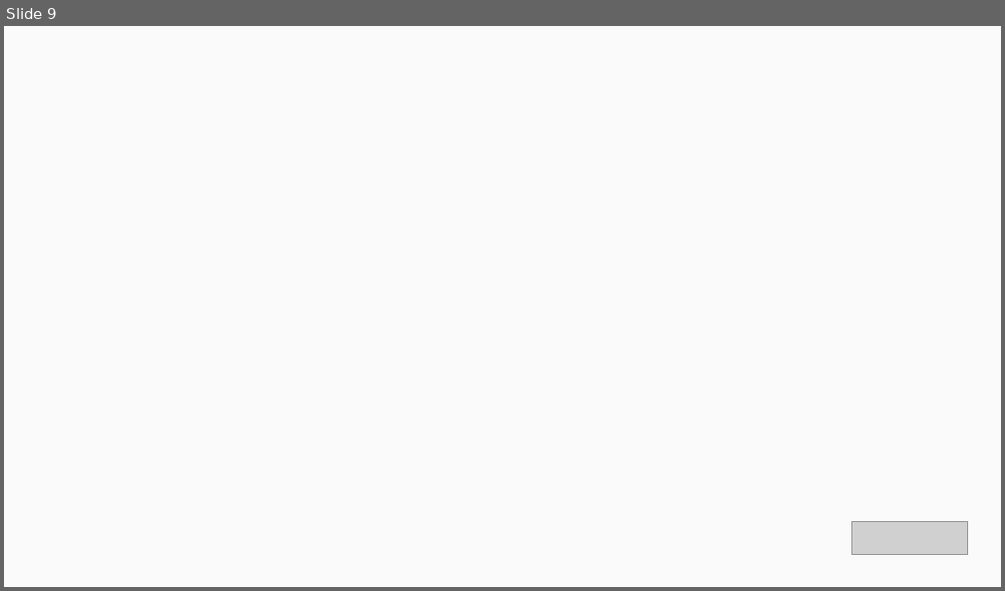
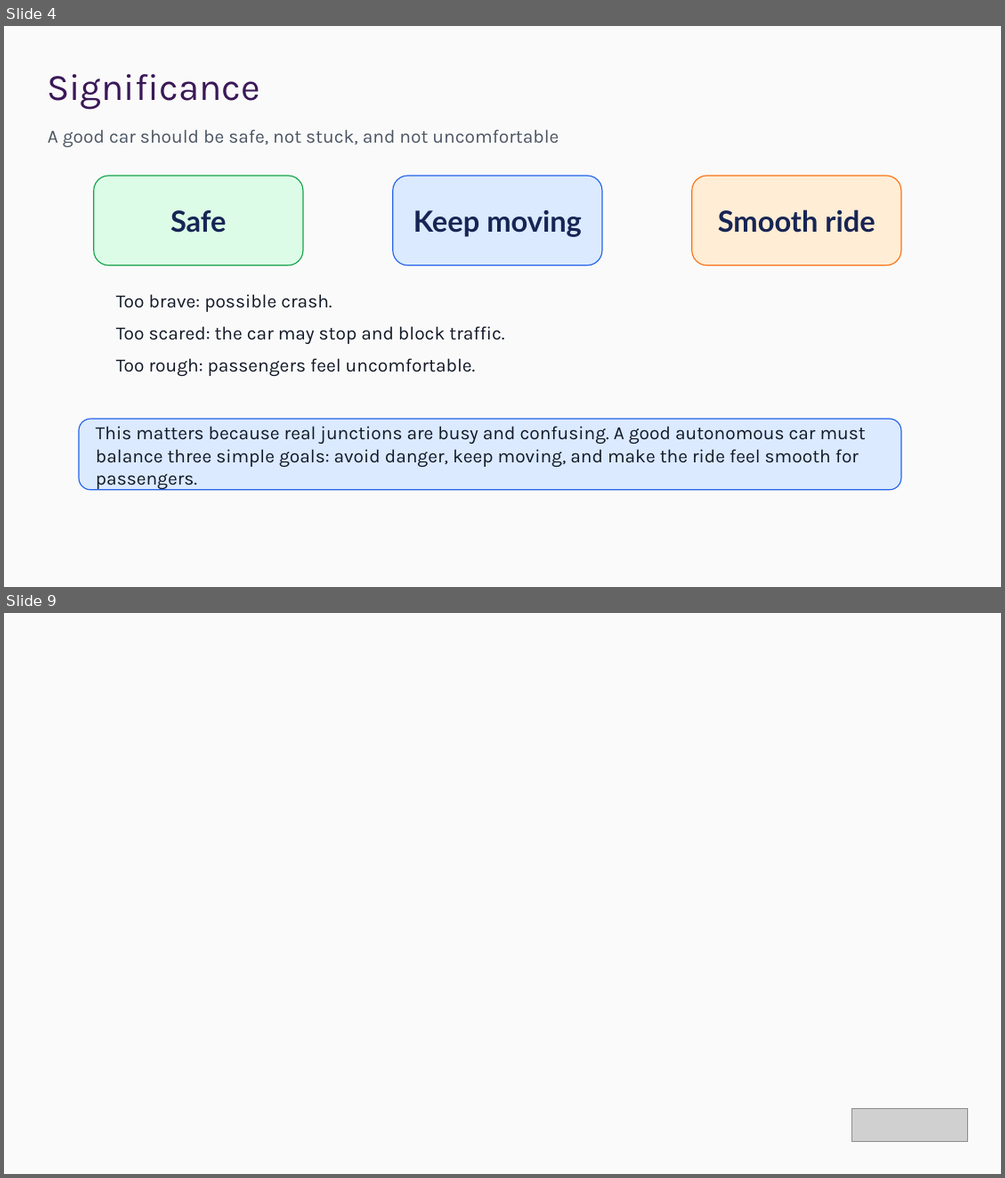
Before and after one commit to ChrisXiejq/Research-Project-IMLS, a slide deck: docs/presentation/ELEC0054 - Presentation template.pptx. Shown one above the other, each under a label of ours: slide 9 before the commit, slides 4 and 9 after it; the slides between them are not shown. The pictures are 1005x591 and 1005x1178 pixels, drawn with LibreOffice and Linux fonts; fonts in the diff are those of the drawing; grey boxes stand for pictures; background and template pictures are left out. Boxes give left, top, right and bottom in pixels: in the first picture for what was removed or moved away, otherwise in the second. Text is boxed around its words. In the diff, an @@ line names an element or a change of style, - is before the commit and + after.

```diff
--- a/docs/presentation/ELEC0054 - Presentation template.pptx
+++ b/docs/presentation/ELEC0054 - Presentation template.pptx
@@ slide 4 added at box(4, 26, 1001, 587), background #FAFAFA @@
@@ title added at box(47, 74, 260, 110), 36 pt, text #3A1857 @@
+Significance
@@ text added at box(48, 129, 558, 147), 18 pt, text #4B5563 @@
+A good car should be safe, not stuck, and not uncomfortable
@@ rounded rectangle added at box(94, 176, 303, 265), fill #DCFCE7, outline #16A34A 1 pt, 28 pt, text #172554, bold @@
+Safe
@@ rounded rectangle added at box(393, 176, 602, 265), fill #DBEAFE, outline #2563EB 1 pt, 28 pt, text #172554, bold @@
+Keep moving
@@ rounded rectangle added at box(692, 176, 901, 265), fill #FFEDD5, outline #F97316 1 pt, 28 pt, text #172554, bold @@
+Smooth ride
@@ text added at box(116, 294, 504, 376), 18 pt, text #111827 @@
+Too brave: possible crash.
+Too scared: the car may stop and block traffic.
+Too rough: passengers feel uncomfortable.
@@ rounded rectangle added at box(79, 418, 901, 490), fill #DBEAFE, outline #2563EB 1 pt, 18 pt, text #111827 @@
+This matters because real junctions are busy and confusing. A good autonomous car must balance three simple goals: avoid danger, keep moving, and make the ride feel smooth for passengers.
```
Also in this commit, not shown: 5 slides changed, 2 other slides added, 3 slides removed, 16 other files.
